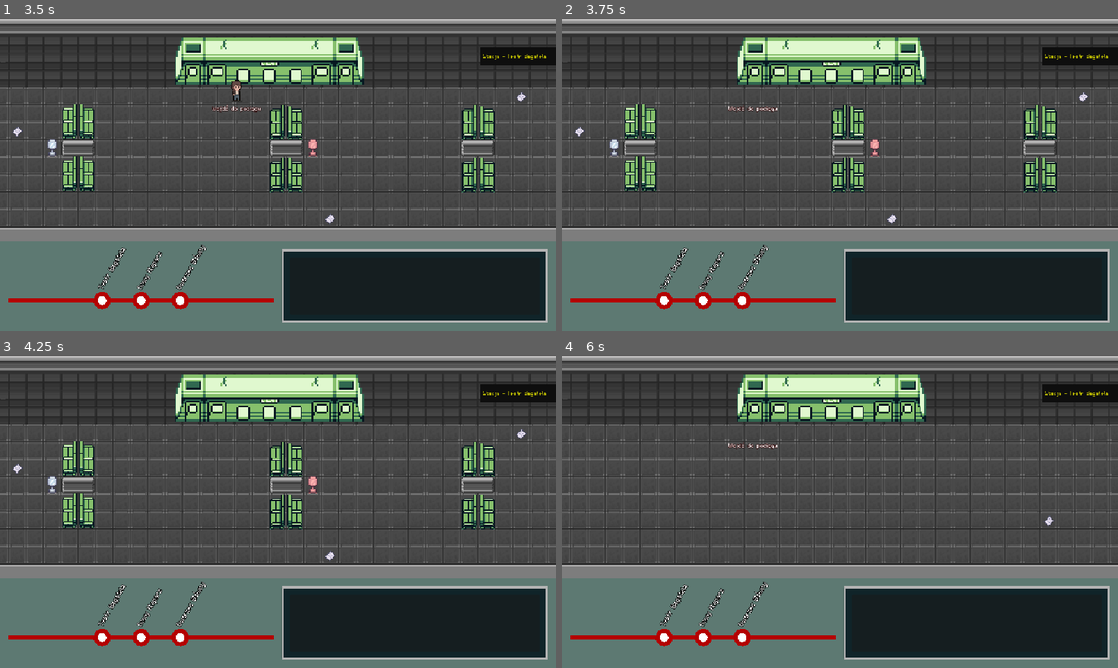
Above: before the commit, frames 1-4 (two rows, left to right).
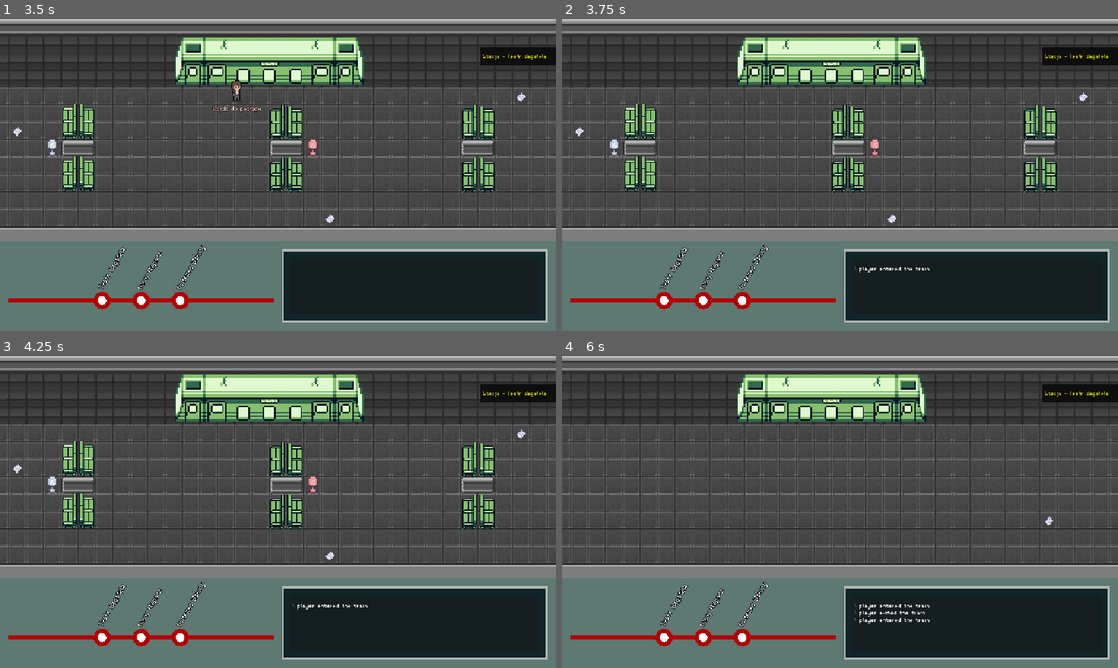
Above: after the commit, the same moments.

Repository: AlbertPec/TGK-2026
Game: Godot game, scene res://van_buren.tscn
Same seed, same stepped clock (60 frames per second), same inputs: the game is played once before the commit and once after it.
Inputs (mouse positions are in pixels of both pictures, inside the frame that each line leads up to):
- Up to frame 1 (3.5 s): click (100, 299) at 0.52 s; click (100, 299) at 1.27 s; click (100, 299) at 2.02 s; move the mouse to (400, 158) at 2.77 s; press the mouse at (400, 158) at 2.78 s
- Up to frame 2 (3.75 s): move the mouse to (728, 190) at 3.52 s; release the mouse at (728, 190) at 3.53 s; tap E (interact) at 3.6 s
- Up to frame 3 (4.25 s): click (166, 527) at 3.8 s
- Up to frame 4 (6 s): tap Enter at 4.25 s; move the mouse to (895, 442) at 4.27 s; press the mouse at (895, 442) at 4.28 s; move the mouse to (812, 574) at 5.02 s; release the mouse at (812, 574) at 5.03 s; click (812, 574) at 5.1 s; move the mouse to (1006, 558) at 5.77 s; hold E (interact) from 5.78 s (still down)

Frame 1 is identical in both runs. In frame 2, 0.2% of the frame differs, in the area x 29-67%, y 28-82%; in frame 3, less than 0.1%; in frame 4, 0.3%, in the area x 29-67%, y 28-86%.

Commit message:
error fixed and train enter/exit info added

Diff:
--- a/van_buren.tscn
+++ b/van_buren.tscn
@@ -18,7 +18,6 @@
 script = ExtResource("6_turn1")
 
 [node name="Player" parent="World" unique_id=482956824 groups=["players"] instance=ExtResource("2_lamf8")]
-scale = Vector2(1, 1)
 script = ExtResource("3_kqt35")
 max_move_distance = 5
 
--- a/world/world.gd
+++ b/world/world.gd
@@ -35,6 +35,8 @@
 	set_player_at_spawn_point()
 	_refresh_fight_connections()
 	player.z_index = 100 # put player above the board - without it, player is invisible
+	player.can_move = true #movment enabled after leaving the train
+	GlobalSignals.emit_signal("change_textbox_text", "player exited the train")
 
 func _connect_board_signal(target_board: Node) -> void:
 	var train_entered_callback := Callable(self, "_on_train_entered")
@@ -51,9 +53,12 @@
 
 func _on_train_entered():
 	if not entered_train:
+		GlobalSignals.emit_signal("change_textbox_text","player entered the train")
+		player.can_move = false # disable movement becaouse player is in train
 		entered_train = true
 		set_player_at_spawn_point()
 		player.z_index = -100 # hide player under the board
+		player.position = Vector2(-666,-666) # move player over the map
 
 func _ready() -> void:
 	current_board_scene_path = board.scene_file_path
Not shown: 1 places in enemy/configs/pigeon_frames.tres that only renumber resources
Not shown: 1 places in enemy/configs/scavenger_frames.tres that only renumber resources
Not shown: 1 places in van_buren.tscn that only renumber resources
